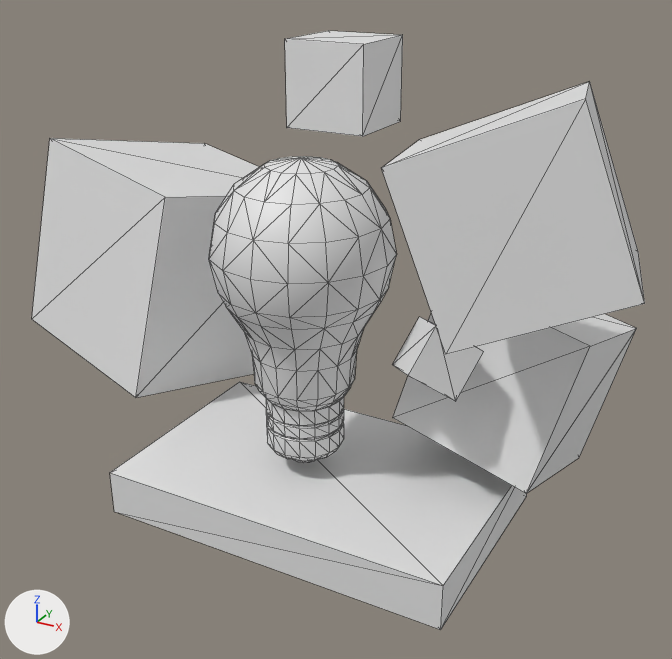
Before and after pictures for a commit that changed the Blender file Visualizer/Debug/3D_Resources/cube_scene.blend.
The view is the same before and after, from a camera (50 mm lens) standing at (3.51, -6.42, 3.81) and looking at (-0.25, 0.42, 0.39). The axes (+X, +Y, +Z) are drawn at lower left. The lights are the same throughout. Mesh edges are drawn as thin lines.

The first picture shows 'Cube', 'Lightbulb_1', 'Lightbulb_2'.
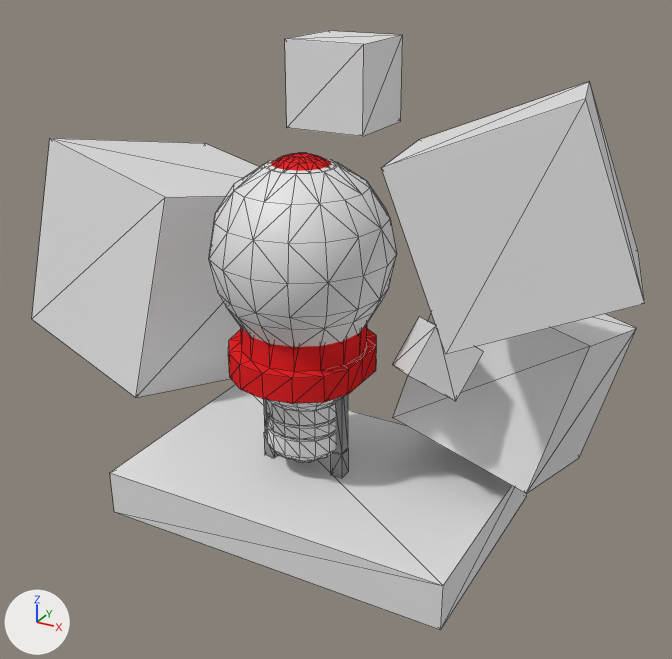
Where the change shows, as pixel boxes (x1, y1, x2, y2) in the pictures (672 x 659 px):
'Cylinder.002', added (red): after (228, 153, 376, 404)
'Cylinder.001', added: after (263, 395, 348, 477)

The change, as a diff of the scene's bpy script:
```diff
--- a/Visualizer/Debug/3D_Resources/cube_scene.blend.py
+++ b/Visualizer/Debug/3D_Resources/cube_scene.blend.py
@@ mat_ledmaterial @@
+mat_ledmaterial = diffuse_material('LedMaterial')
+mat_ledmaterial.base_color = (0.8, 0.0213, 0.0241)  # red #e7282b
@@ mat_ironmaterial @@
+mat_ironmaterial = diffuse_material('IronMaterial')
+mat_ironmaterial.base_color = (0.311, 0.311, 0.311)  # grey #979797
@@ me_cylinder_002 @@
+me_cylinder_002.from_pydata(...)  # 212 vertices, 416 faces; spans x -1.5..0.76, y -1.8..0.62, z 0.64..4.08
+me_cylinder_002.polygons.foreach_set('use_smooth', [True] * 416)
+me_cylinder_002.materials.append(mat_ledmaterial)  # red #e7282b
@@ me_cylinder_001 @@
+me_cylinder_001.from_pydata(...)  # 90 vertices, 172 faces; spans x -1.04..0.46, y -0.7..-0.48, z -2.18..1.82
+me_cylinder_001.materials.append(mat_ironmaterial)  # grey #979797
@@ ob_cylinder_002 @@
+ob_cylinder_002 = bpy.data.objects.new('Cylinder.002', me_cylinder_002)
+ob_cylinder_002.location = (0.0, 0.0, 0.0)
+ob_cylinder_002.scale = (0.529, 0.529, 0.529)
@@ ob_cylinder_001 @@
+ob_cylinder_001 = bpy.data.objects.new('Cylinder.001', me_cylinder_001)
+ob_cylinder_001.location = (0.0, 0.0, 0.0)
+ob_cylinder_001.scale = (0.529, 0.529, 0.529)
```
